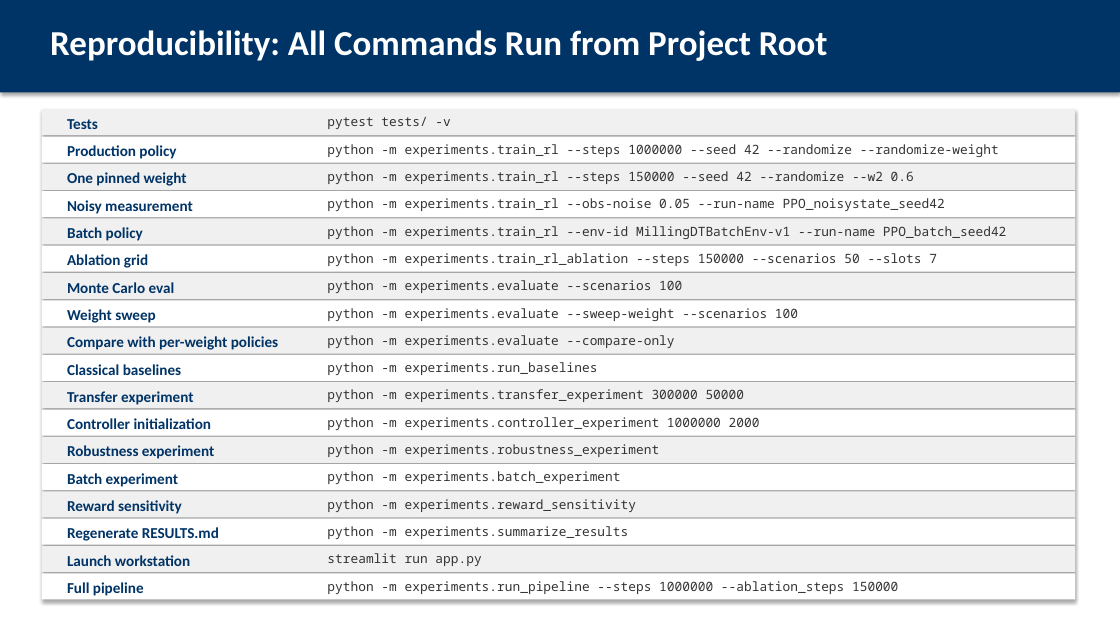
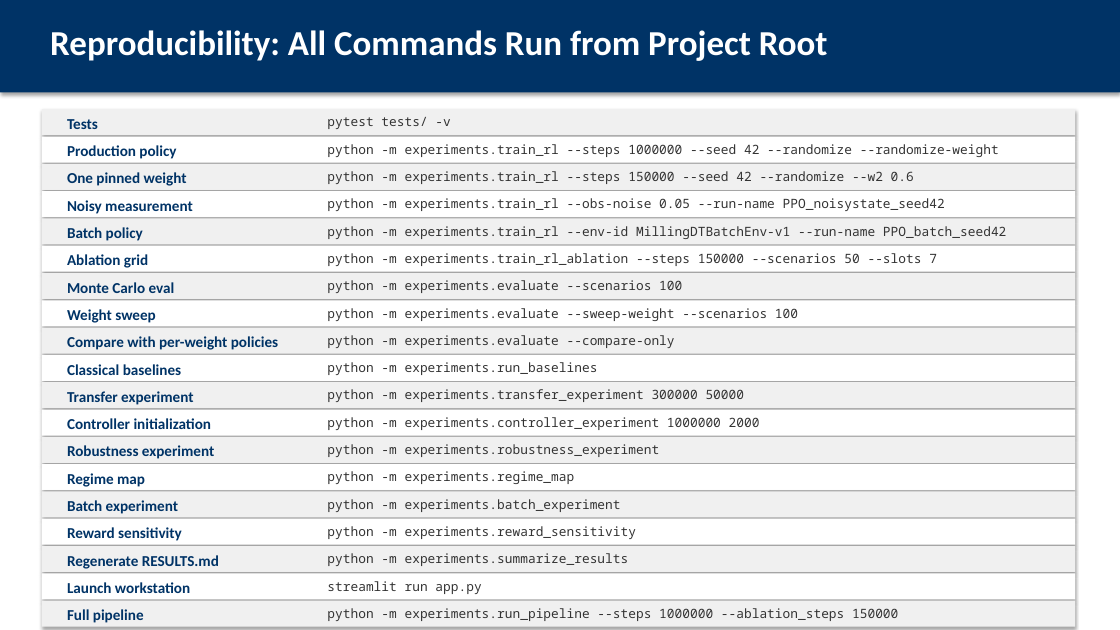
Before and after one commit to AbhinandIITM/AI-in-Mfg, a slide deck: slide 27 of report/presentation.pptx (slide 25 before the commit). Drawn at 1120x630 pixels with LibreOffice and Linux fonts; fonts in the diff are those of the drawing. Boxes give left, top, right and bottom in pixels: in the first picture for what was removed or moved away, otherwise in the second. Text is boxed around its words. In the diff, an @@ line names an element or a change of style, - is before the commit and + after.

Commit message:
docs: the regime map is the headline of the report, the deck and the slides
The claim is now a boundary with a number on it: the learned policy is the
better operator once the wear measurement is noisier than about 2% of its
range, and the classical controller is the better operator below that.

The fairness decisions are stated in the report, the deck and the audit
report, because they are what makes the comparison defensible. Both arms are
the general ones, neither is trained for the noise, the noise is tilted
against the policy because it receives it on both measured quantities while
the controller receives it on the wear alone, and the policy trained for the
noise is reported as a third labelled arm and is not used for the headline.

The report is 38 pages, the deck 34 frames, the PowerPoint file 28 slides.

```diff
--- a/report/presentation.pptx
+++ b/report/presentation.pptx
@@ text added at (67,473,145,487), 13 pt, text #003366, bold @@
+Regime map
@@ text at (327,471,575,484): text changed @@
-python -m experiments.batch_experiment
+python -m experiments.regime_map
@@ 4 texts: place and size @@
-4 texts at (67,473,481,566)
+4 texts at (67,500,481,594)
@@ text at (327,499,621,512): text changed @@
-python -m experiments.reward_sensitivity
+python -m experiments.batch_experiment
@@ text at (327,526,636,539): text changed @@
-python -m experiments.summarize_results
+python -m experiments.reward_sensitivity
@@ text added at (327,553,629,566), 11 pt, text #333333 @@
+python -m experiments.summarize_results
@@ rectangle added at (42,601,1075,627), fill #F0F0F0 @@
@@ 3 texts: place and size @@
-3 texts at (67,527,898,596)
+3 texts at (67,555,898,623)
```
Also in this commit, not shown: 7 other slides changed, 2 slides added, 9 other files.
